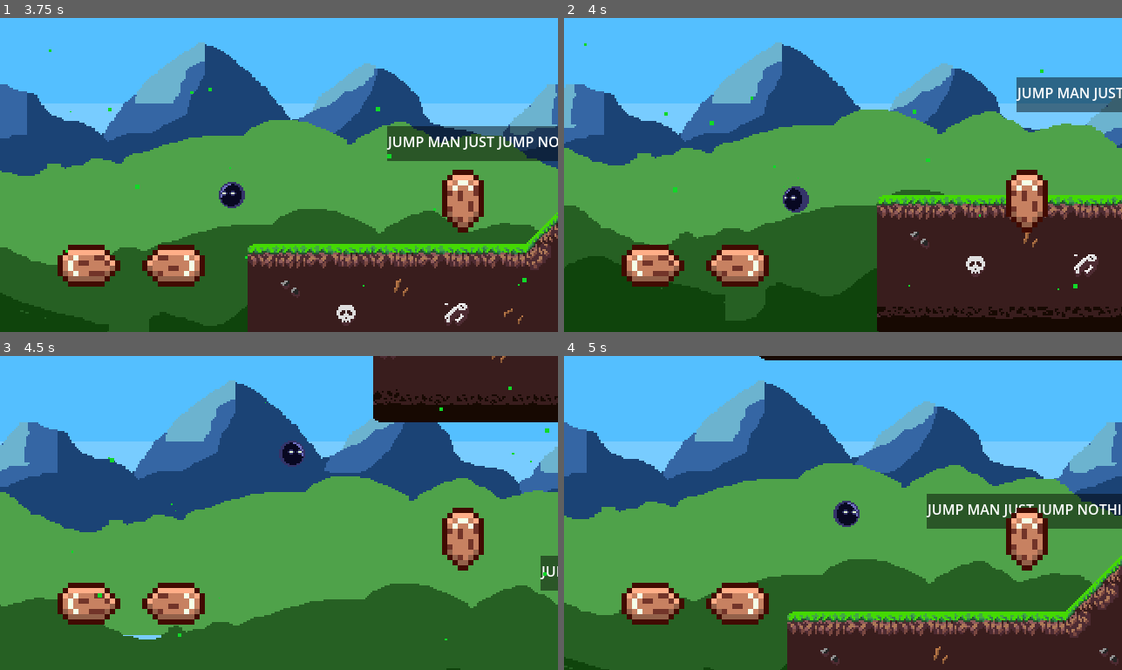
Above: before the commit, frames 1-4 (two rows, left to right).
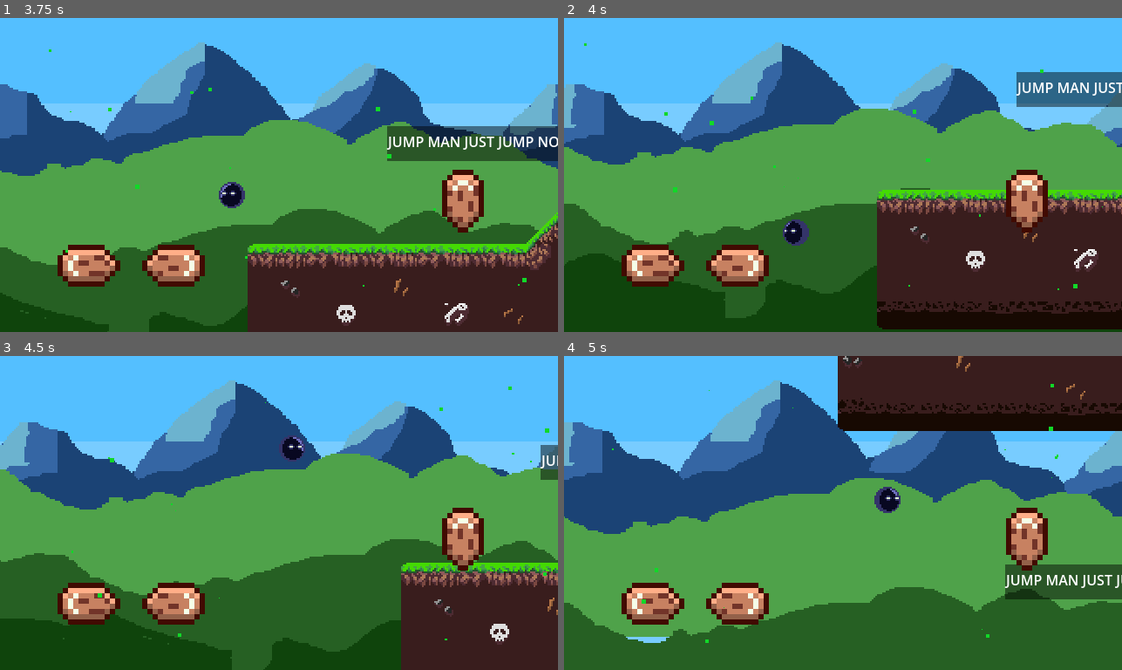
Above: after the commit, the same moments.

Repository: StepTheGlow/Sloppy-Bird
Game: Godot game, scene res://assets/scenes/abandoned_village.tscn
Two runs of this game, one before a commit and one after it. Both use one fixed random seed, a clock stepped at 60 frames per second and the inputs below.
Inputs:
- Up to frame 1 (3.75 s): tap Enter (ui_accept) at 0.5, 0.77, 1.52, 3.02 s; hold Right (ui_right) 0.53-2.03 s; hold Left (ui_left) from 2.03 s (still down)
- Up to frame 2 (4 s): keep holding Left (ui_left); tap Enter (ui_accept) at 3.77 s
- Up to frame 3 (4.5 s): release Left (ui_left) at 4.28 s; hold Right (ui_right) from 4.28 s (still down)
- Up to frame 4 (5 s): keep holding Right (ui_right); tap Enter (ui_accept) at 4.52 s

Frame 1 is identical in both runs. In frame 2, 6.9% of the frame differs, in the area x 0-100%, y 17-100%; in frame 3, 41%; in frame 4, 46%, in the area x 0-100%, y 0-100%.

Commit message:
Update abandoned_village.tscn

Diff:
--- a/assets/scenes/abandoned_village.tscn
+++ b/assets/scenes/abandoned_village.tscn
@@ -81,8 +81,7 @@
 
 [sub_resource type="LabelSettings" id="LabelSettings_iqqnu"]
 
-[sub_resource type="RectangleShape2D" id="RectangleShape2D_r4u3n"]
-size = Vector2(5019.5, 145)
+[sub_resource type="WorldBoundaryShape2D" id="WorldBoundaryShape2D_4axvb"]
 
 [sub_resource type="SegmentShape2D" id="SegmentShape2D_v2dov"]
 a = Vector2(-70.5, -62)
@@ -181,8 +180,8 @@
 [node name="Fall_zone" type="Area2D" parent="Physics"]
 
 [node name="CollisionShape2D" type="CollisionShape2D" parent="Physics/Fall_zone"]
-position = Vector2(2330.25, 269.5)
-shape = SubResource("RectangleShape2D_r4u3n")
+position = Vector2(2108, 269.5)
+shape = SubResource("WorldBoundaryShape2D_4axvb")
 
 [node name="StaticBody2D" type="StaticBody2D" parent="Physics"]
 
